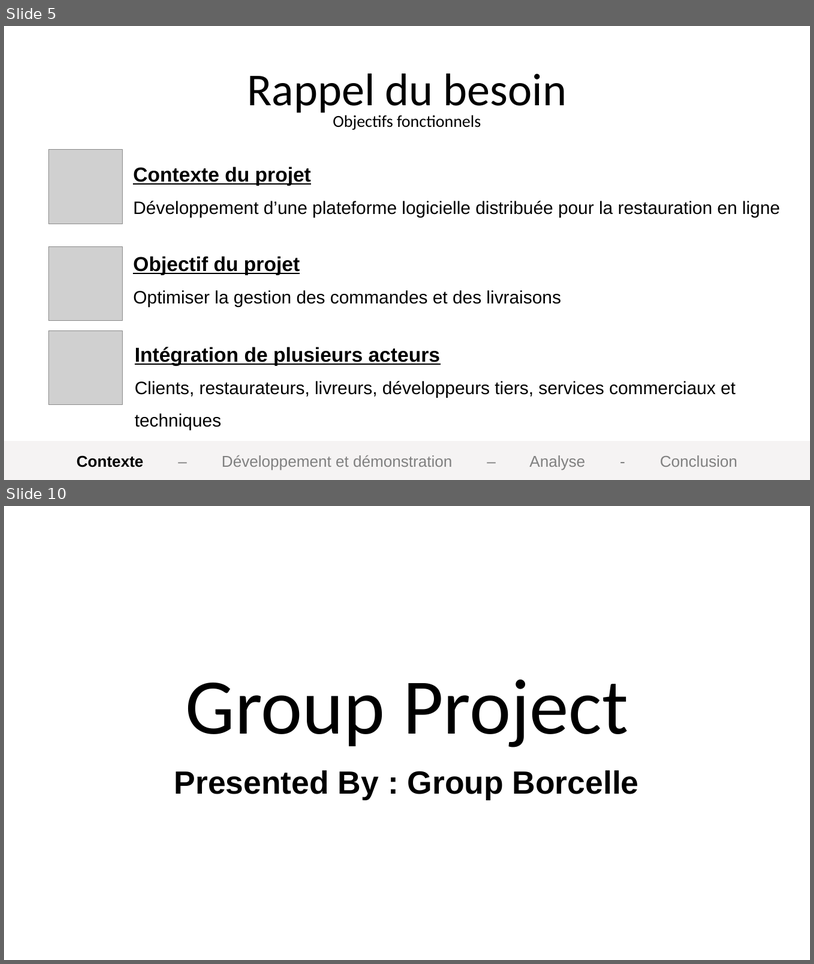
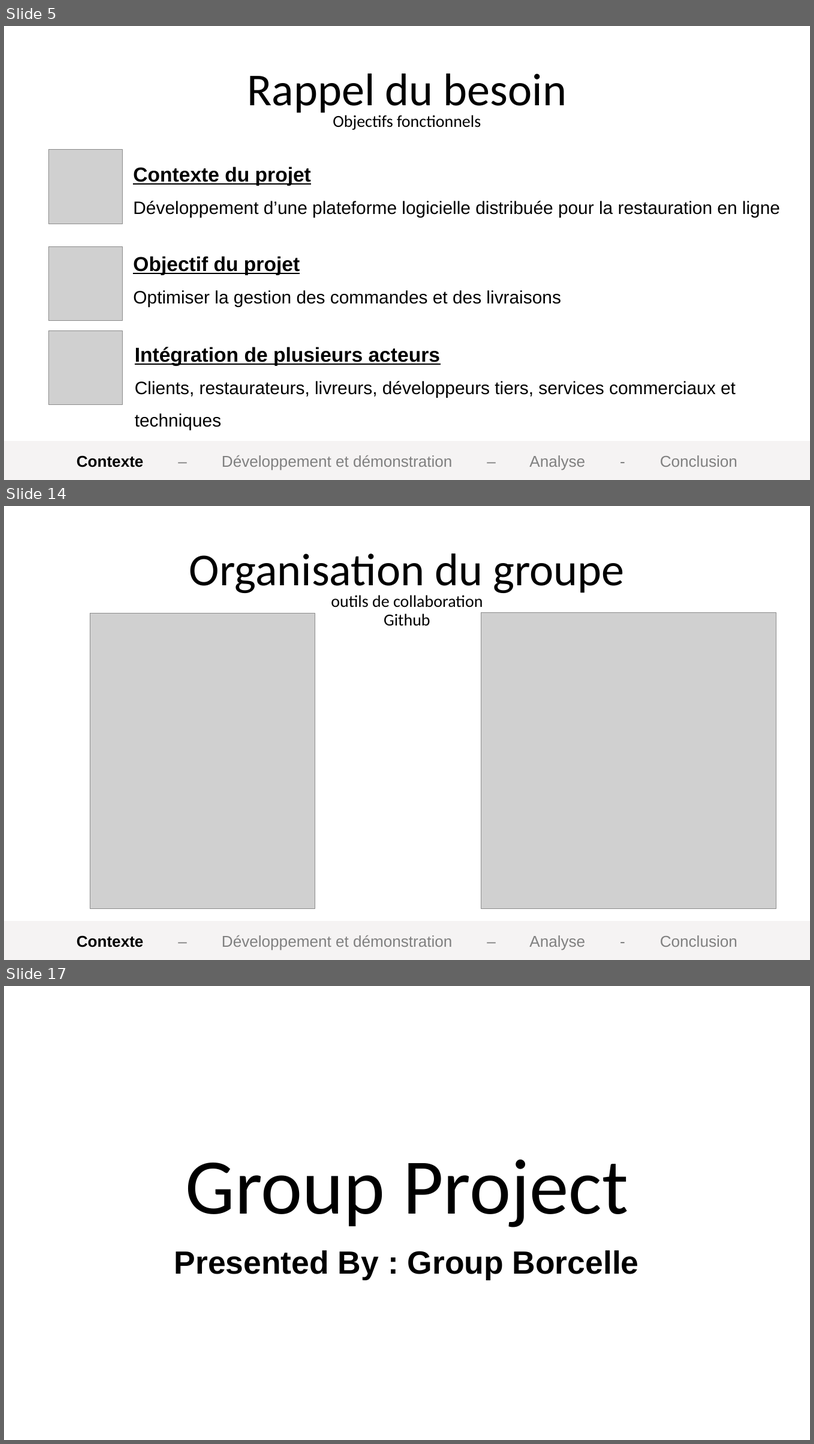
Before and after one commit to omar-sdt/CES-eat, a slide deck: docs/Présentation CES'eat.pptx. Shown one above the other, each under a label of ours: slides 5 and 10 before the commit, slides 5, 14 and 17 after it; the slides between them are not shown. The pictures are 814x964 and 814x1444 pixels, drawn with LibreOffice and Linux fonts; fonts in the diff are those of the drawing; grey boxes stand for pictures; background and template pictures are left out. Boxes give left, top, right and bottom in pixels: in the first picture for what was removed or moved away, otherwise in the second. Text is boxed around its words. In the diff, an @@ line names an element or a change of style, - is before the commit and + after.

Commit message:
Finish Context part

```diff
--- a/docs/Présentation CES'eat.pptx
+++ b/docs/Présentation CES'eat.pptx
@@ slide 14 added at box(4, 506, 810, 960), background picture (left out) @@
@@ text added at box(189, 553, 625, 596), 81.7 pt, text #000000 @@
+Organisation du groupe
@@ text added at box(331, 595, 483, 607), 30 pt, text #000000 @@
+outils de collaboration
@@ picture added at box(90, 613, 315, 909) @@
@@ text added at box(384, 613, 430, 626), 30 pt, text #000000 @@
+Github
@@ picture added at box(481, 612, 776, 909) @@
@@ rectangle added at box(4, 921, 810, 960), fill #F5F3F3, outline #F5F3F3 2 pt @@
@@ text added at box(77, 935, 738, 949), 28 pt, text #808080 @@
+Contexte – Développement et démonstration – Analyse - Conclusion
@@ what was slide 10 is now slide 17 @@
```
Also in this commit, not shown: 4 slides changed, 6 other slides added.
